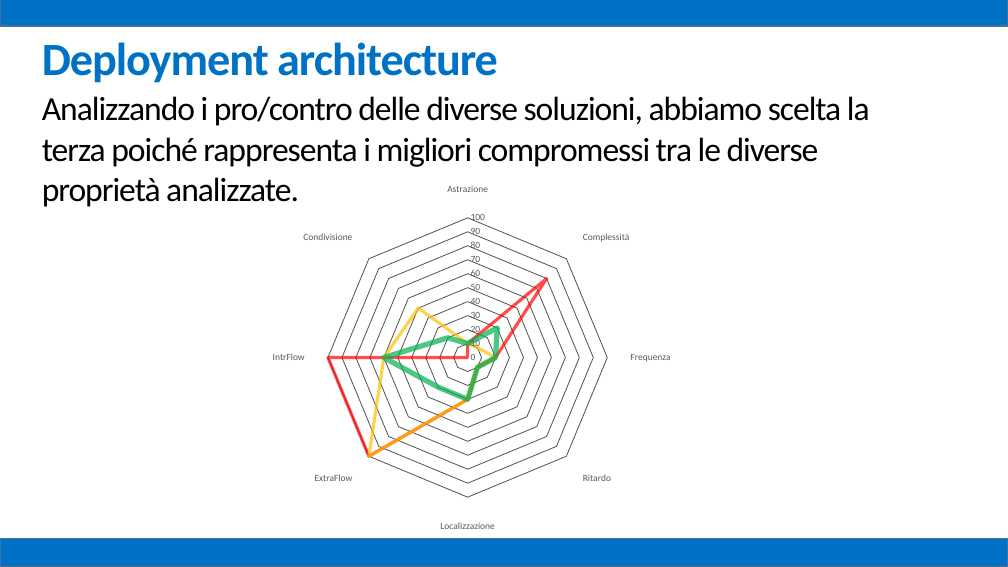
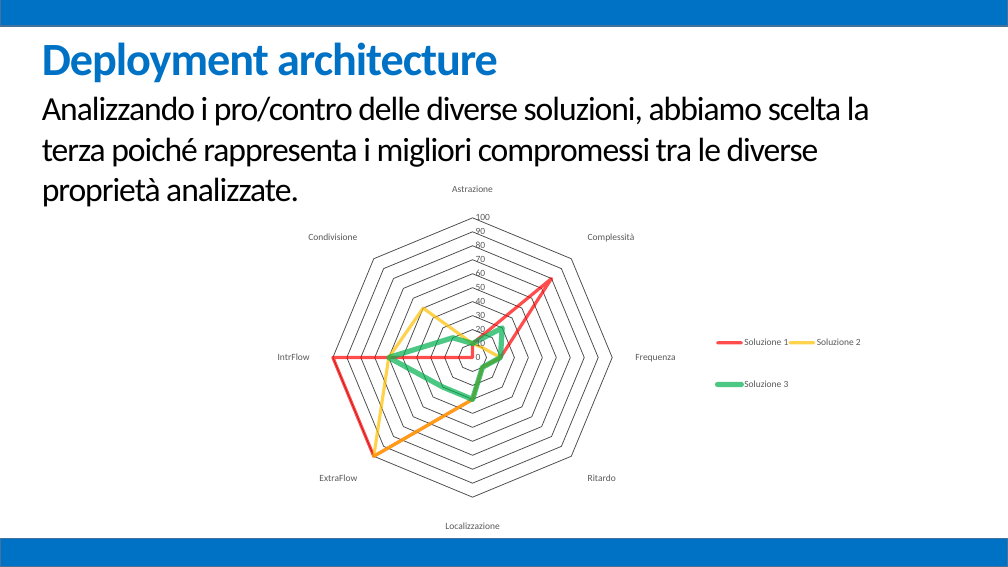
Before and after one commit to mz1991/ProgettoFebbraio2015, a slide deck: slide 40 of Febbraio 2015.pptx. Drawn at 1008x567 pixels with LibreOffice and Linux fonts; fonts in the diff are those of the drawing. Boxes give left, top, right and bottom in pixels: in the first picture for what was removed or moved away, otherwise in the second. Text is boxed around its words. In the diff, an @@ line names an element or a change of style, - is before the commit and + after.

Commit message:
Presentazione

```diff
--- a/Febbraio 2015.pptx
+++ b/Febbraio 2015.pptx
@@ radar chart at <box>135,176,903,538</box> @@
-Series 1: 10, 80, 20, 10, 30, 100, 100, 0
+Soluzione 1: 10, 80, 20, 10, 30, 100, 100, 0
-Series 2: 10, 10, 20, 10, 30, 100, 60, 50
+Soluzione 2: 10, 10, 20, 10, 30, 100, 60, 50
-Series 3: 10, 30, 20, 10, 30, 30, 60, 20
+Soluzione 3: 10, 30, 20, 10, 30, 30, 60, 20
@@ legend changed @@
@@ radar chart: place and size @@
-radar chart at <box>155,176,788,538</box>
+radar chart at <box>135,176,903,538</box>
```
Also in this commit, not shown: 1 other file.
